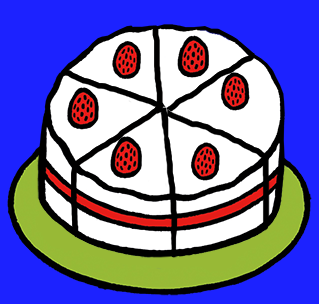
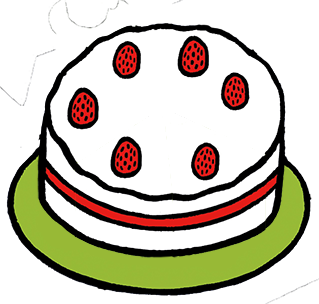
Layers edited between the first and the second w=319, h=304 image:
hid "outsidelines61" over box(160, 106, 216, 258)
hid "outsidelines65" over box(68, 71, 164, 236)
hid "outsidelines54" over box(65, 69, 165, 110)
hid "outsidelines56" over box(68, 71, 164, 236)
hid "outsidelines12" over box(160, 106, 270, 231)
hid "outsidelines16" over box(157, 106, 257, 258)
hid "outsidelines23" over box(161, 53, 255, 116)
hid "outsidelines21" over box(157, 106, 270, 231)
hid "outsidelines34" over box(152, 25, 167, 111)
hid "outsidelines32" over box(155, 53, 256, 181)
hid "outsidelines43" over box(152, 25, 167, 111)
hid "outsidelines45" over box(59, 69, 166, 179)
hid "temp" over box(0, 0, 319, 304)
